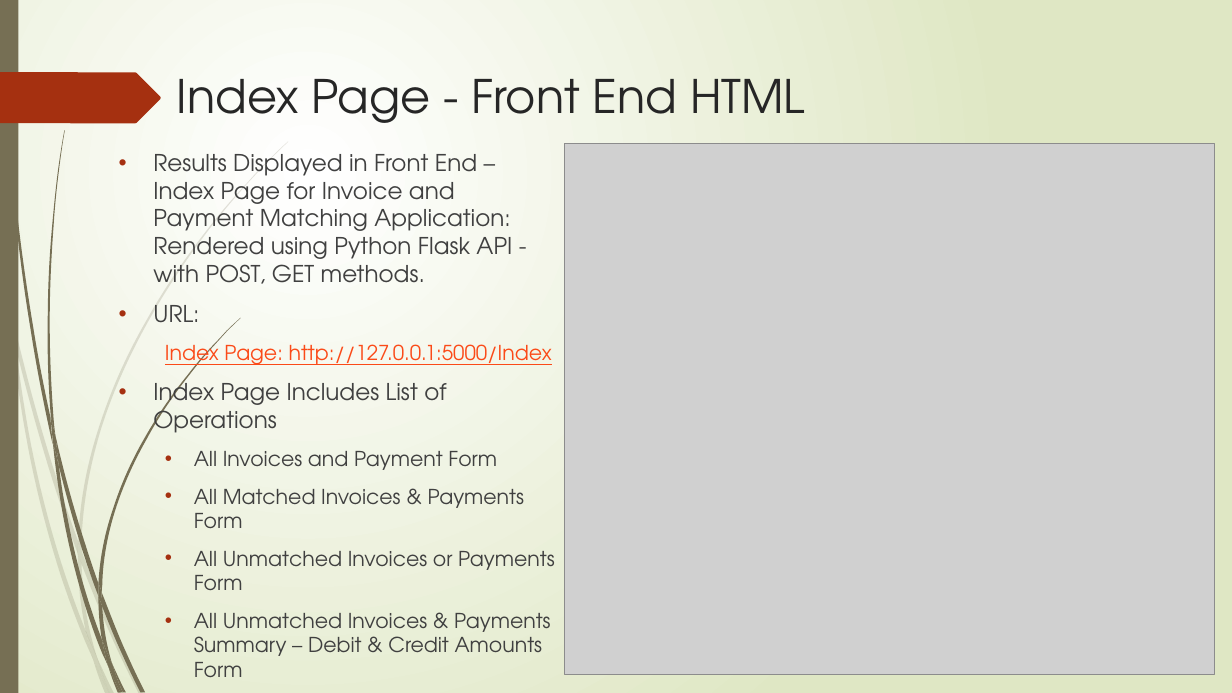
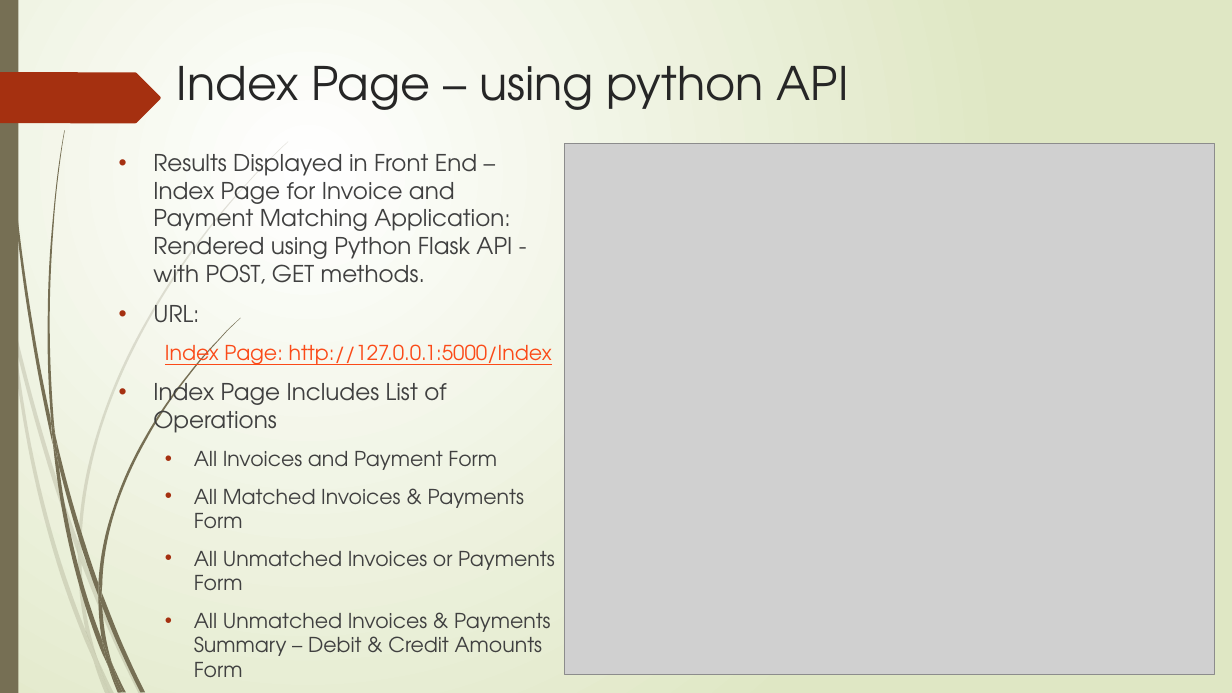
Before and after one commit to sureshcs0524/PythonProjects, a slide deck: slide 13 of Invoice Matching Application .pptx. Drawn at 1232x693 pixels with LibreOffice and Linux fonts; fonts in the diff are those of the drawing; grey boxes stand for pictures. Boxes give left, top, right and bottom in pixels: in the first picture for what was removed or moved away, otherwise in the second. Text is boxed around its words. In the diff, an @@ line names an element or a change of style, - is before the commit and + after.

```diff
--- a/Invoice Matching Application .pptx
+++ b/Invoice Matching Application .pptx
@@ title at [177, 66, 849, 110]: text changed @@
-Index Page - Front End HTML
+Index Page – using python API
```
Also in this commit, not shown: 7 other slides changed, 5 slides added, 4 slides removed, 1 other file.
